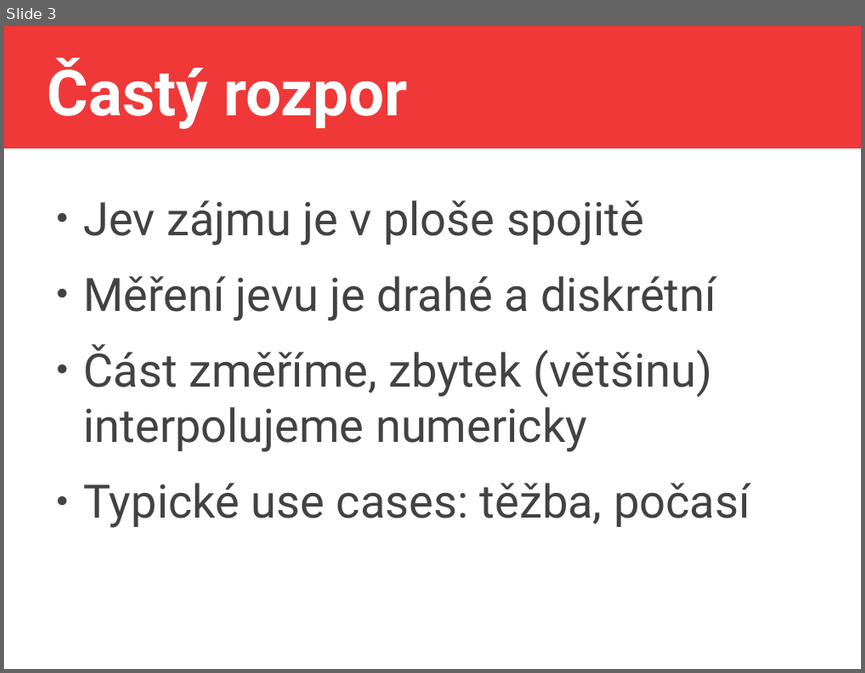
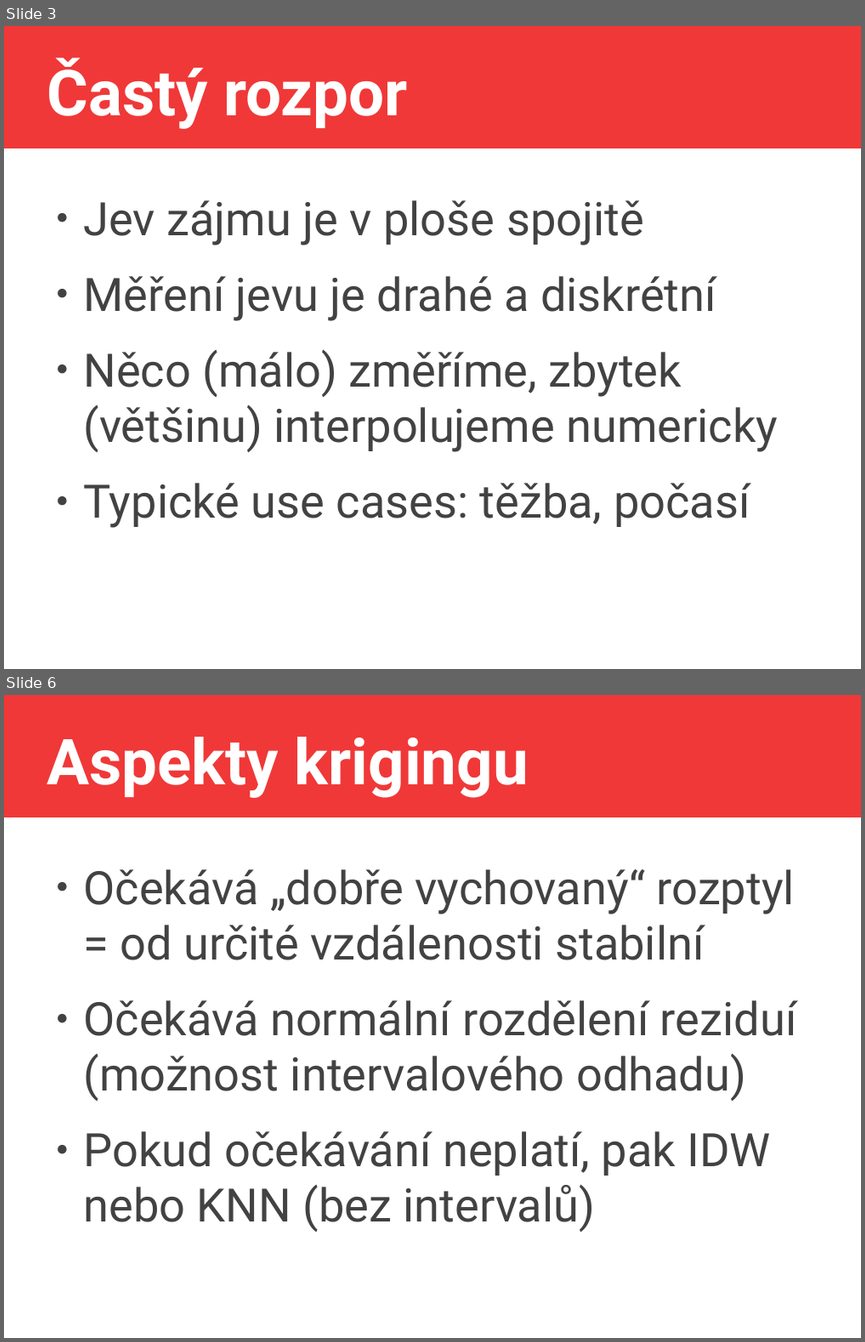
Before and after one commit to jlacko/4EK418, a slide deck: prez/8 - kriging + interpolace.odp. Shown one above the other, each under a label of ours: slide 3 before the commit, slides 3 and 6 after it; the slides between them are not shown. The pictures are 865x673 and 865x1342 pixels, drawn with LibreOffice and Linux fonts; fonts in the diff are those of the drawing. Boxes give left, top, right and bottom in pixels: in the first picture for what was removed or moved away, otherwise in the second. Text is boxed around its words. In the diff, an @@ line names an element or a change of style, - is before the commit and + after.

Commit message:
+ prezka krigingu

```diff
--- a/prez/8 - kriging + interpolace.odp
+++ b/prez/8 - kriging + interpolace.odp
@@ slide 6 added at box(4, 695, 861, 1338), background #FFFFFF; not listed: 1 template element that a slide beside it also shows @@
@@ title added at box(46, 737, 528, 798), 58.7 pt, text #FFFFFF, bold @@
+Aspekty krigingu
@@ text added at box(83, 869, 796, 1231), 42.7 pt, text #424242 @@
+● Očekává „dobře vychovaný“ rozptyl = od určité vzdálenosti stabilní
+● Očekává normální rozdělení reziduí (možnost intervalového odhadu)
+● Pokud očekávání neplatí, pak IDW nebo KNN (bez intervalů)
@@ slide 3 changed as well @@
@@ text at box(83, 349, 778, 452): text changed @@
-● Část změříme, zbytek (většinu) interpolujeme numericky
+● Něco (málo) změříme, zbytek (většinu) interpolujeme numericky
```
Also in this commit, not shown: 2 other slides changed, 3 other slides added, 1 other file.
